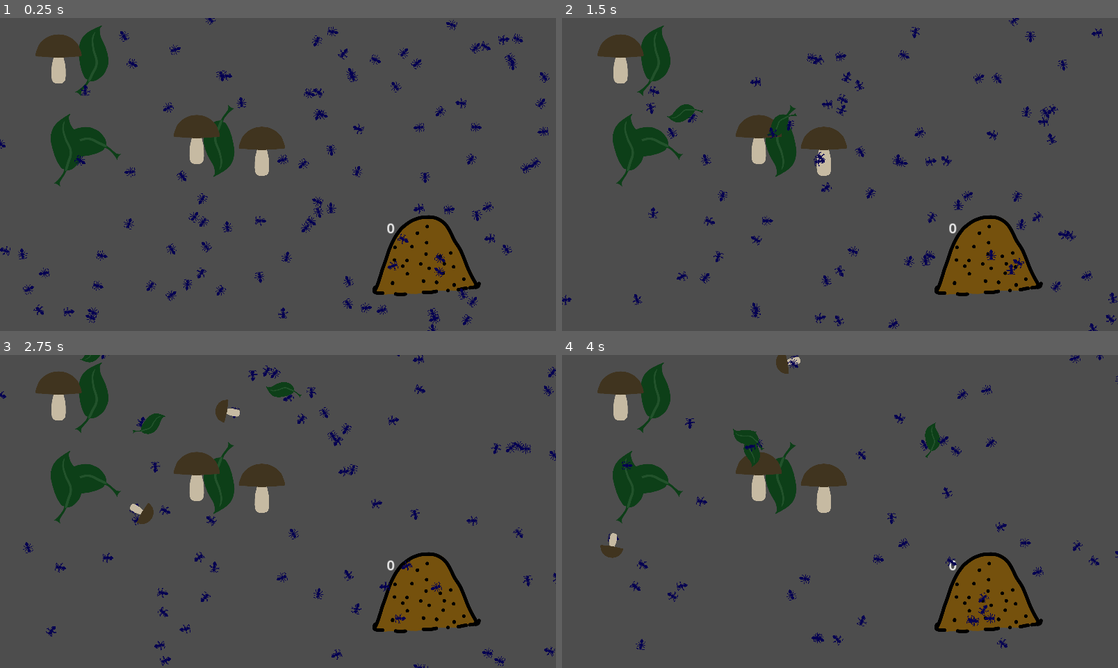
Above: before the commit, frames 1-4 (two rows, left to right).
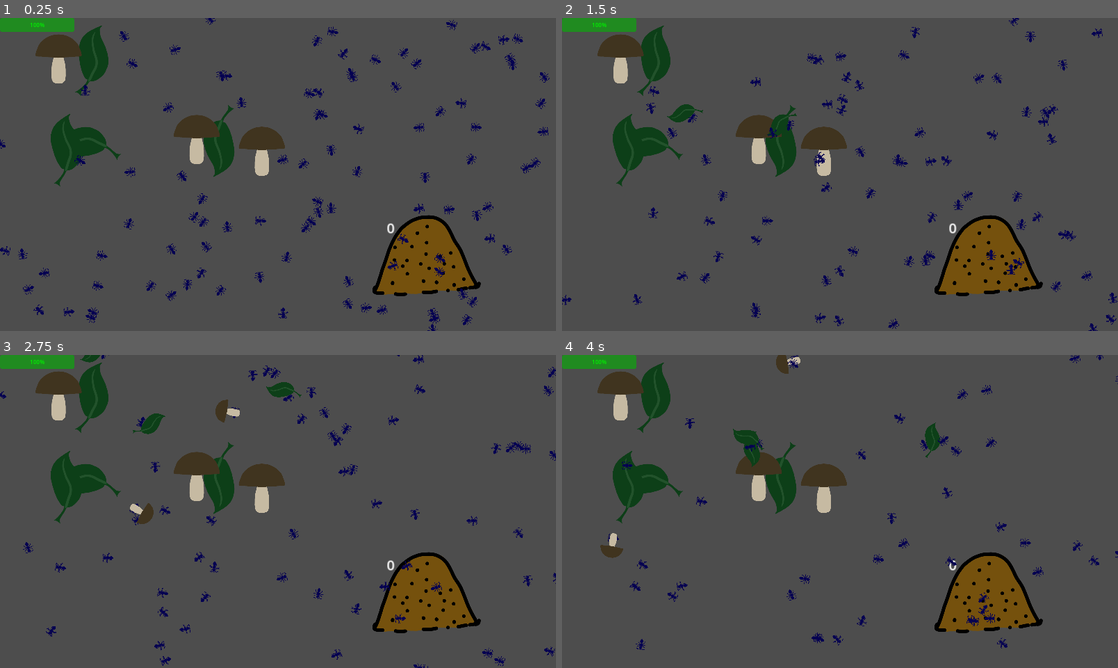
Above: after the commit, the same moments.

Repository: allemansratten/AntColonyTycoonDeluxe
Game: Godot game, scene res://game.tscn
Two runs of this game, one before a commit and one after it. Both use one fixed random seed, a clock stepped at 60 frames per second and the inputs below.
Inputs (mouse positions are in pixels of both pictures, inside the frame that each line leads up to):
- Up to frame 1 (0.25 s): no input
- Up to frame 2 (1.5 s): move the mouse to (962, 158) at 0.52 s; click (962, 158) at 0.67 s; move the mouse to (728, 190) at 1.27 s; click (728, 190) at 1.42 s
- Up to frame 3 (2.75 s): move the mouse to (333, 442) at 2.02 s; click (333, 442) at 2.17 s
- Up to frame 4 (4 s): move the mouse to (812, 574) at 2.77 s; click (812, 574) at 2.92 s; move the mouse to (1006, 558) at 3.52 s; click (1006, 558) at 3.67 s

The runs differ from the first frame. In frame 1, 0.6% of the frame differs, in the area x 0-14%, y 0-5%; in frame 2, 0.6%; in frame 3, 0.6%; in frame 4, 0.6%.

Commit message:
Limit pheromone usage

Diff:
--- a/game.gd
+++ b/game.gd
@@ -5,7 +5,6 @@
 var screen_size
 
 var is_drawing = false # To track if the user is currently drawing
-
 
 # Called when the node enters the scene tree for the first time.
 func _ready() -> void:
@@ -46,4 +45,6 @@
 			else:
 				is_drawing = false
 	elif event is InputEventMouseMotion and is_drawing:
-		$PheromoneLayer.draw_pheromone_at_position(event.position)
+		if $PheromoneBar.pheromone_available > 0:
+			var added = $PheromoneLayer.draw_pheromone_at_position(event.position)
+			$PheromoneBar.deplete(added)
--- a/game.tscn
+++ b/game.tscn
@@ -1,10 +1,11 @@
-[gd_scene load_steps=6 format=3 uid="uid://cs7o50oaokh2e"]
+[gd_scene load_steps=7 format=3 uid="uid://cs7o50oaokh2e"]
 
 [ext_resource type="Script" path="res://game.gd" id="1_f6hxw"]
 [ext_resource type="Script" path="res://scene_item_manager.gd" id="1_n0r2e"]
 [ext_resource type="PackedScene" uid="uid://dcrdhn26hmhva" path="res://ant.tscn" id="2_82cr4"]
 [ext_resource type="PackedScene" uid="uid://tmy1yvfu2r8g" path="res://anthill.tscn" id="4_cw8q0"]
 [ext_resource type="PackedScene" uid="uid://c3v4pvxkk33qh" path="res://pheromone_layer.tscn" id="5_dmj4k"]
+[ext_resource type="PackedScene" uid="uid://bm6ou0h00mv5b" path="res://pheromone_bar.tscn" id="6_rn82w"]
 
 [node name="Game" type="Node"]
 script = ExtResource("1_f6hxw")
@@ -22,4 +23,6 @@
 
 [node name="PheromoneLayer" parent="." instance=ExtResource("5_dmj4k")]
 
+[node name="PheromoneBar" parent="." instance=ExtResource("6_rn82w")]
+
 [connection signal="timeout" from="SpawnTimer" to="." method="_on_spawn_timer_timeout"]
--- /dev/null
+++ b/pheromone_bar.gd
@@ -0,0 +1,22 @@
+extends Control
+
+@export var pheromone_available: float = 100.0
+@export var depletion_speed: float = 5.0
+@export var regeneration_speed: float = 5.0
+@onready var progress_bar = $ProgressBar
+
+
+# Called every frame. 'delta' is the elapsed time since the previous frame.
+func _process(delta: float) -> void:
+	var t = progress_bar.value / progress_bar.max_value
+	var color = lerp(Color.GRAY, Color.GREEN, t)
+	progress_bar.modulate = color
+	progress_bar.value = pheromone_available
+
+	pheromone_available = min(100.0, pheromone_available + delta * regeneration_speed)
+
+
+func deplete(amount: float) -> void:
+	# We want to allow negative values here because we don't check the amount before
+	# allowing a depletion, so if we clamp it, we're giving the user free pheromones.
+	pheromone_available -= amount * depletion_speed
--- /dev/null
+++ b/pheromone_bar.tscn
@@ -0,0 +1,14 @@
+[gd_scene load_steps=2 format=3 uid="uid://bm6ou0h00mv5b"]
+
+[ext_resource type="Script" path="res://pheromone_bar.gd" id="1_ahigu"]
+
+[node name="PheromoneBar" type="Control"]
+layout_mode = 3
+anchors_preset = 0
+script = ExtResource("1_ahigu")
+
+[node name="ProgressBar" type="ProgressBar" parent="."]
+layout_mode = 0
+offset_right = 214.0
+offset_bottom = 40.0
+value = 100.0
--- a/pheromone_layer.gd
+++ b/pheromone_layer.gd
@@ -110,7 +110,8 @@
 	material.set_shader_parameter("screen_size", get_viewport().get_visible_rect().size)
 
 
-func draw_pheromone_at_position(pos: Vector2):
+func draw_pheromone_at_position(pos: Vector2) -> float:
+	"""Returns the total number of pheromone added."""
 	var rect_size: Vector2 = get_viewport_rect().size
 	var grid_x_float: float = pos.x / rect_size.x * grid_size.x - 0.5
 	var grid_y_float: float = pos.y / rect_size.y * grid_size.y - 0.5
@@ -125,19 +126,22 @@
 
 	var pheromone_value: float = 1.0 # Max pheromone value
 
-	# Apply bilinear interpolation to distribute the pheromone value smoothly
-	grid_data[grid_y_low][grid_x_low] += pheromone_value * (1 - fx) * (1 - fy)
-	grid_data[grid_y_low][grid_x_high] += pheromone_value * fx * (1 - fy)
-	grid_data[grid_y_high][grid_x_low] += pheromone_value * (1 - fx) * fy
-	grid_data[grid_y_high][grid_x_high] += pheromone_value * fx * fy
+	var added_total: float = 0
 
-	# Clamp values to ensure they don't exceed 1.0
-	grid_data[grid_y_low][grid_x_low] = min(grid_data[grid_y_low][grid_x_low], 1.0)
-	grid_data[grid_y_low][grid_x_high] = min(grid_data[grid_y_low][grid_x_high], 1.0)
-	grid_data[grid_y_high][grid_x_low] = min(grid_data[grid_y_high][grid_x_low], 1.0)
-	grid_data[grid_y_high][grid_x_high] = min(grid_data[grid_y_high][grid_x_high], 1.0)
+	for data in [
+		[grid_y_low, grid_x_low, (1 - fx) * (1 - fy)],
+		[grid_y_low, grid_x_high, fx * (1 - fy)],
+		[grid_y_high, grid_x_low, (1 - fx) * fy],
+		[grid_y_high, grid_x_high, fx * fy],
+	]:
+		var new_value = data[2] * pheromone_value
+		var added = new_value - grid_data[data[0]][data[1]]
+		if added > 0:
+			grid_data[data[0]][data[1]] = new_value
+			added_total += added
 
 	update_shader()
+	return added_total
 
 
 func decay_grid(delta: float):
